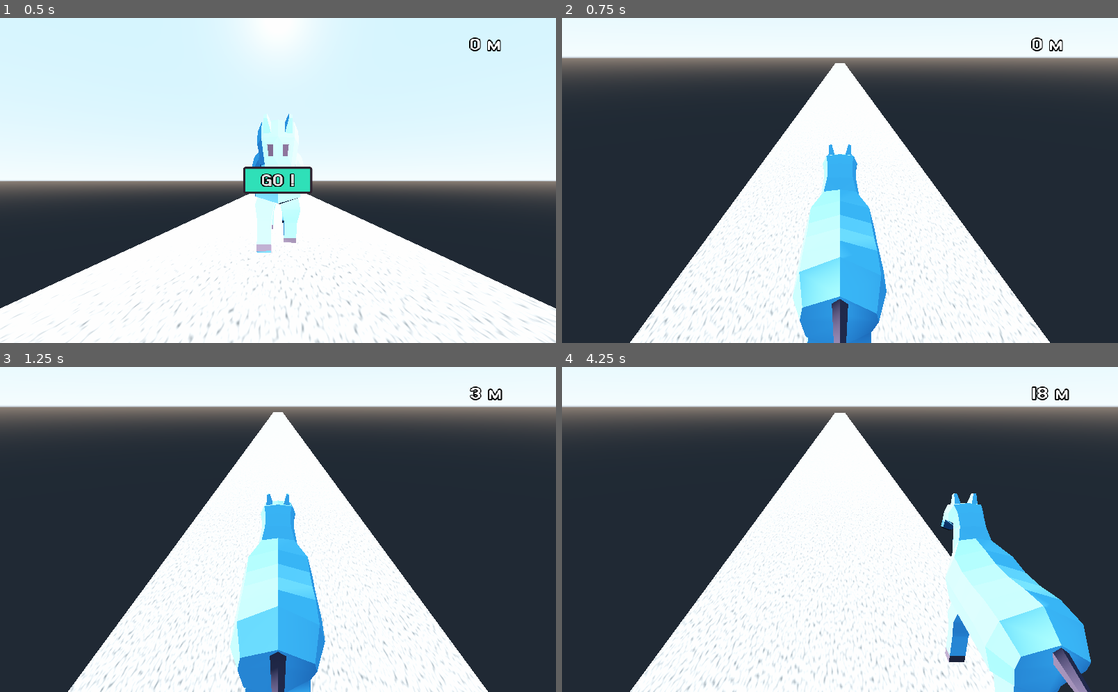
Above: before the commit, frames 1-4 (two rows, left to right).
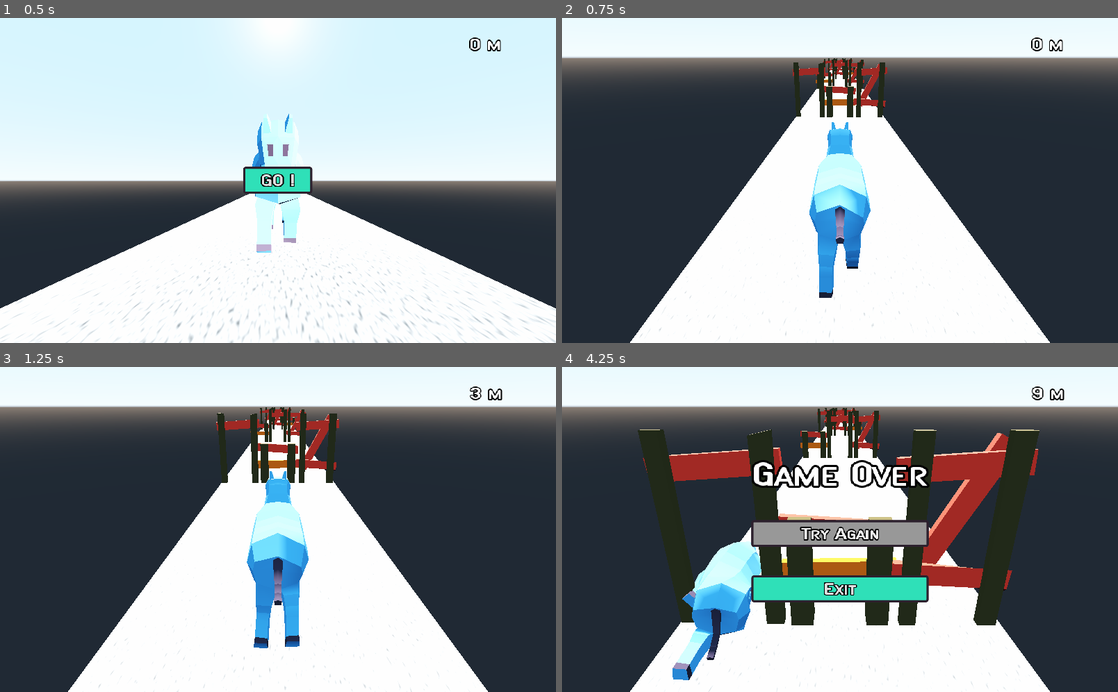
Above: after the commit, the same moments.

Repository: sparkoo/Kvalfors
Game: Godot game, scene res://Gui/MainMenu.tscn
Two runs of this game, one before a commit and one after it. Both use one fixed random seed, a clock stepped at 60 frames per second and the inputs below.
Inputs:
- Up to frame 1 (0.5 s): no input
- Up to frame 2 (0.75 s): click "GO !" at 0.5 s
- Up to frame 3 (1.25 s): no input
- Up to frame 4 (4.25 s): hold Right (right) 1.28-2.03 s; tap Down (slide) every 0.75 s from 1.35 to 3.6 s; tap Up (jump) at 1.52, 2.27, 3.77 s; hold Left (left) 2.03-2.78 s; hold Right (right) from 2.78 s (still down)

Frame 1 is identical in both runs. In frame 2, 10% of the frame differs, in the area x 13-86%, y 12-100%; in frame 3, 11%; in frame 4, 34%, in the area x 12-96%, y 5-100%.

Commit message:
refactor level and player to better handle responsibilities

Diff:
--- a/Game/GameControl.gd
+++ b/Game/GameControl.gd
@@ -7,4 +7,4 @@
 	get_tree().quit()
 
 func startGame():
-	get_tree().change_scene("res://Levels/LevelEndless.tscn")
+	get_tree().change_scene("res://Levels/Level1.tscn")
--- a/Levels/LevelEndless.gd
+++ b/Levels/LevelEndless.gd
@@ -1,7 +1,7 @@
 extends "res://Levels/LevelTemplate.gd"
 
 func _ready():
-	for n in range(10):
+	for n in range(2):
 		generateNext()
 
 func moveGenDetector():
--- a/Levels/LevelTemplate.gd
+++ b/Levels/LevelTemplate.gd
@@ -1,15 +1,26 @@
 extends Spatial
 
 const ROADBLOCK_SIZE = Vector3(0, 0, 10)
+var roadBlockResource = load("res://LevelBits/RoadBlock.tscn")
 
 onready var roadBlocks = $Level/RoadBlocks
 onready var nextPositionPointer = $Level/NextPosition
+onready var movable = $Level
+onready var player = $Player
 
-var roadBlockResource = load("res://LevelBits/RoadBlock.tscn")
+export var SPEED = 5
+
+var distance = 0
 
 func _ready():
 #	Input.set_mouse_mode(Input.MOUSE_MODE_CAPTURED)
 	pass
+
+func _process(delta):
+	if player.playerState == player.PlayerState.RUNNING:
+		movable.translate(Vector3(0, 0, SPEED * delta * -1))
+		distance += SPEED * delta
+		$Gui/PlayGui.playerDistanceUpdate(distance)
 
 func gameOver():
 	$GameOver/Popup.popup_centered()
--- a/Levels/LevelTemplate.tscn
+++ b/Levels/LevelTemplate.tscn
@@ -44,6 +44,6 @@
 [node name="GameOver" parent="." instance=ExtResource( 1 )]
 visible = false
 
-[node name="CanvasLayer" type="CanvasLayer" parent="."]
+[node name="Gui" type="CanvasLayer" parent="."]
 
-[node name="PlayGui" parent="CanvasLayer" instance=ExtResource( 4 )]
+[node name="PlayGui" parent="Gui" instance=ExtResource( 4 )]
--- a/Player/Player.gd
+++ b/Player/Player.gd
@@ -3,7 +3,6 @@
 enum PlayerActiveState{RUNNING, JUMP, SLIDE}
 enum PlayerState{RUNNING, DEAD, IDLE}
 
-export var SPEED = 5
 export var SIDE_SPEED = 15
 export var JUMP_SPEED = 10
 export var NORMAL_HEIGHT = .7
@@ -52,12 +51,7 @@
 		elif playerActiveState == PlayerActiveState.RUNNING:
 			motion.y = moveToMotion(translation.y, NORMAL_HEIGHT, JUMP_SPEED, delta)
 
-		var blocks = get_tree().get_root().find_node("Level", true, false)
-		blocks.translate(Vector3(0, 0, SPEED * delta * -1))
-
 		move_and_slide(motion)
-		distance += SPEED * delta
-		get_tree().call_group("player", "playerDistanceUpdate", distance)
 
 func moveToMotion(from: float, to: float, speed: float, delta: float, tolerance: float = 0.01):
 	if not Utils.compare_floats(from, to, 0.01):
